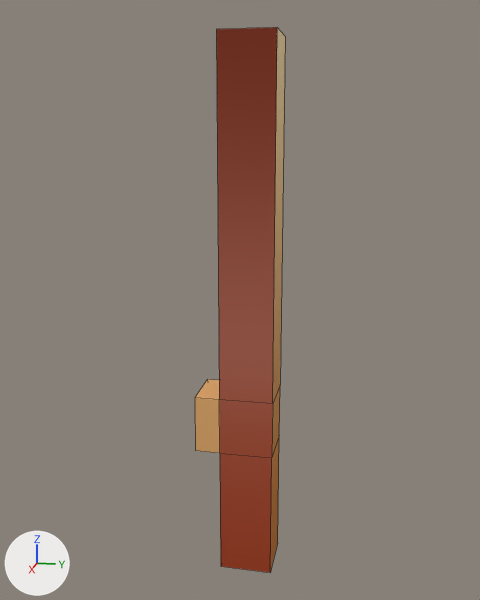
The FBX model JamGame/Assets/Models/Tiles/Common/Outer/base_outer_no_corner.fbx, before and after one commit.
One viewpoint serves both versions: a 50 mm lens placed at (5.893, 2.996, 2.49), pointed at (2.325, 2.282, 1.598). The lights are fixed; the arrows at lower left show +X, +Y and +Z. Mesh edges are drawn as thin lines. Where no turn or scale is listed for an object, it has been applied to the vertices.

Names of what the first picture shows: 'base.outer.no.corner'.
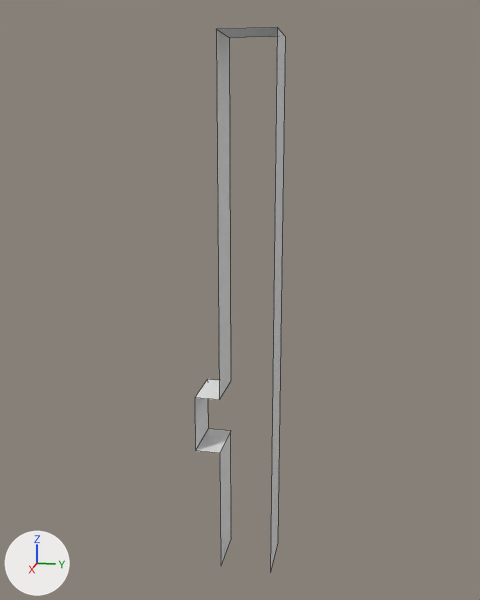
The newer file is also turned or shifted as a whole; pictures and numbers use the older file's frame.

The change, as a diff of the scene's bpy script:
```diff
--- a/JamGame/Assets/Models/Tiles/Common/Outer/base_outer_no_corner.fbx.py
+++ b/JamGame/Assets/Models/Tiles/Common/Outer/base_outer_no_corner.fbx.py
@@ me_cylinder_034 @@
 # used by ob_base_outer_no_corner; location = (0.0, 0.0, 0.0)
-me_cylinder_034.from_pydata(...)  # 20 vertices, 18 faces; spans x 2.2..2.5, y 2.06..2.5, z 0.0..3.0
+me_cylinder_034.from_pydata(...)  # 16 vertices, 7 faces; spans x 2.2..2.5, y 2.06..2.5, z 0.0..3.0
+# me_cylinder_034 part 1
+# 4 vertices are removed from x 2.2..2.5, y 2.5, z 0.74..1.06
+# 12 faces are deleted
+# 1 new face joins them
+# me_cylinder_034 part 2: 6 faces spanning x 2.2..2.5, y 2.06..2.5, z 0.0..3.0 switch from mat_gradients (picture img_gradients_png) to no material
```

Pixel boxes (x1, y1, x2, y2) of what changed, in the pictures (480 x 600 px):
part 1 of me_cylinder_034, cut back
    before: (195, 27, 285, 573)
    after: (270, 28, 285, 573)
part 2 of me_cylinder_034, recoloured (orange to white)
    before: (195, 379, 219, 400)
    after: (195, 27, 277, 564)
